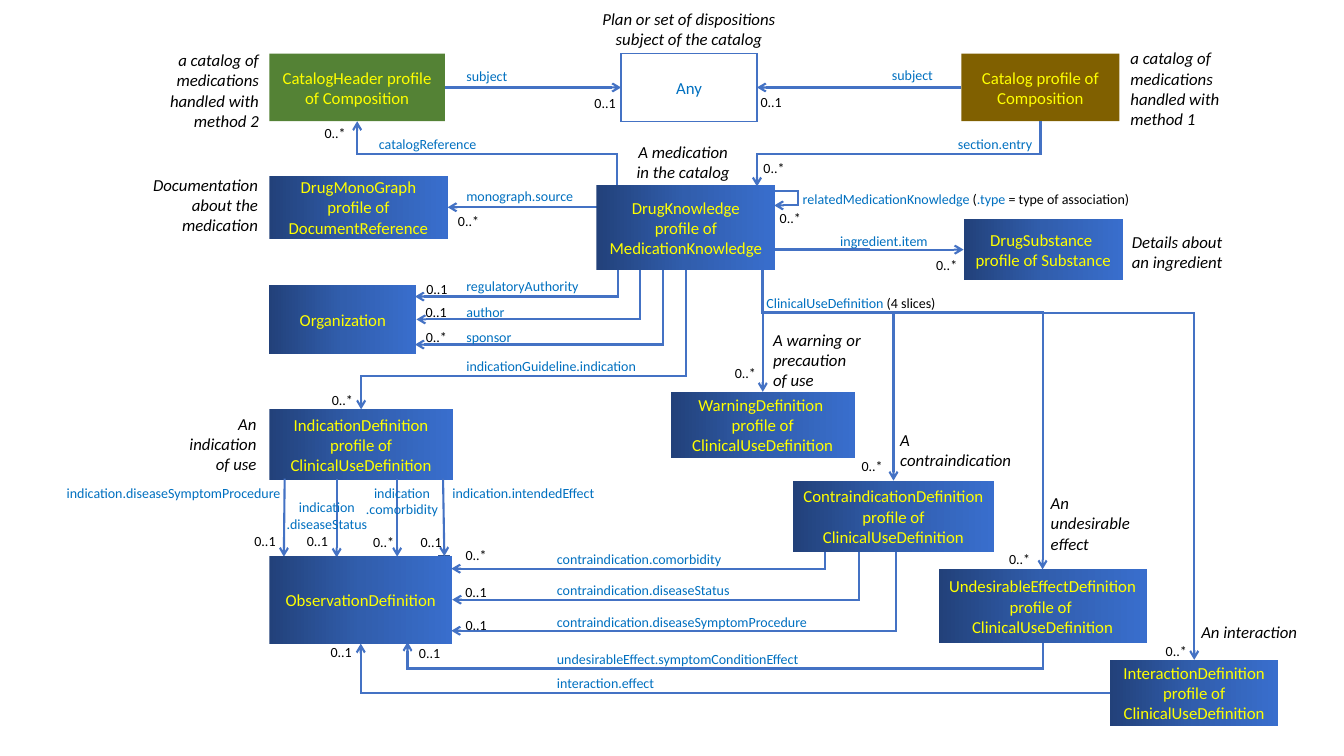
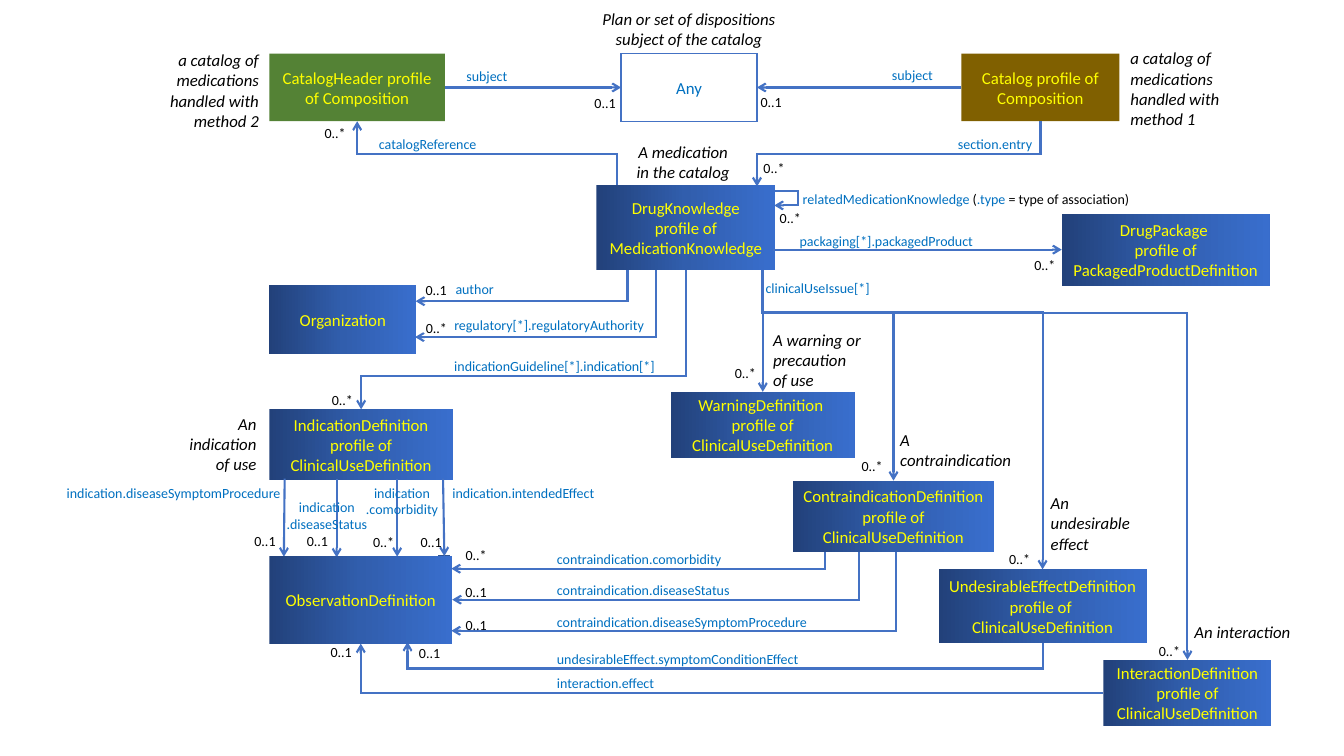
Before and after one commit to HL7/fhir-order-catalog, a slide deck: slide 1 of input/images-source/MedicationCatalog.pptx. Drawn at 1344x756 pixels with LibreOffice and Linux fonts; fonts in the diff are those of the drawing. Boxes give left, top, right and bottom in pixels: in the first picture for what was removed or moved away, otherwise in the second. Text is boxed around its words. In the diff, an @@ line names an element or a change of style, - is before the commit and + after.

```diff
--- a/input/images-source/MedicationCatalog.pptx
+++ b/input/images-source/MedicationCatalog.pptx
@@ text removed at (153, 179, 258, 231) @@
-Documentation about the medication
@@ rectangle removed at (269, 175, 448, 239) @@
-DrugMonoGraph profile of DocumentReference
@@ elbow arrow removed from (611, 208) to (448, 208) @@
@@ text removed at (466, 191, 573, 204) @@
-monograph.source
@@ text removed at (458, 216, 479, 226) @@
-0..*
@@ text added at (800, 236, 973, 250), 10 pt, text #0070C0 @@
+packaging[*].packagedProduct
@@ text removed at (840, 236, 927, 250) @@
-ingredient.item
@@ rectangle "DrugPackage": place and size @@
-rectangle "DrugPackage" at (964, 219, 1123, 280)
+rectangle "DrugPackage" at (1062, 214, 1269, 286)
@@ text in rectangle at (1073, 224, 1257, 281): text changed @@
-DrugSubstance
-profile of Substance
+DrugPackage
+profile of PackagedProductDefinition
@@ text removed at (1132, 236, 1222, 271) @@
-Details about an ingredient
@@ elbow arrow moved from (415, 345) - (663, 269) to (415, 338) - (656, 269) @@
@@ elbow arrow moved from (416, 320) - (640, 269) to (415, 301) - (628, 269) @@
@@ elbow arrow removed from (618, 269) to (415, 296) @@
@@ elbow arrow moved from (762, 269) - (1195, 660) to (762, 269) - (1188, 660) @@
@@ elbow arrow moved from (773, 250) - (964, 250) to (773, 250) - (1062, 250) @@
@@ text "0..*": place and size @@
-text "0..*" at (936, 260, 957, 270)
+text "0..*" at (1034, 260, 1055, 270)
@@ rectangle: place and size @@
-rectangle at (394, 290, 415, 302)
+rectangle at (394, 293, 415, 306)
@@ rectangle: place and size @@
-rectangle at (608, 257, 629, 269)
+rectangle at (394, 295, 415, 308)
@@ text "0..1": place and size @@
-text "0..1" at (426, 308, 447, 320)
+text "0..1" at (426, 286, 447, 295)
@@ text removed at (426, 285, 447, 298) @@
-0..1
@@ text "author": place and size @@
-text "author" at (466, 307, 504, 320)
+text "author" at (456, 284, 494, 294)
@@ text at (766, 283, 870, 295): text changed @@
-ClinicalUseDefinition (4 slices)
+clinicalUseIssue[*]
@@ text "0..*": place and size @@
-text "0..*" at (426, 332, 447, 346)
+text "0..*" at (426, 323, 447, 337)
@@ text at (454, 320, 644, 333): text changed @@
-regulatoryAuthority
+regulatory[*].regulatoryAuthority
@@ rectangle: place and size @@
-rectangle at (394, 339, 415, 351)
+rectangle at (394, 331, 415, 343)
@@ text removed at (466, 335, 511, 346) @@
-sponsor
@@ text at (454, 361, 655, 373): text changed @@
-indicationGuideline.indication
+indicationGuideline[*].indication[*]
@@ 2 texts, 1 rectangle: place and size @@
-2 texts, 1 rectangle at (1110, 626, 1297, 727)
+2 texts, 1 rectangle at (1104, 626, 1291, 727)
@@ elbow arrow moved from (1110, 694) - (361, 644) to (1104, 694) - (361, 644) @@
```
Also in this commit, not shown: 1 slide added, 18 other files.
